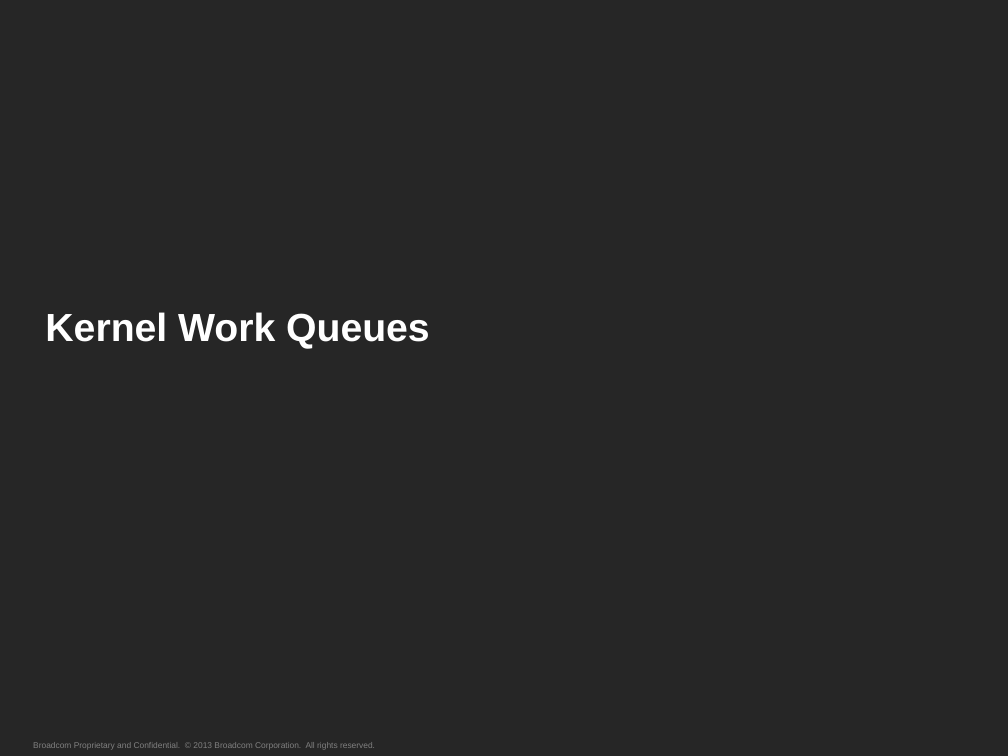
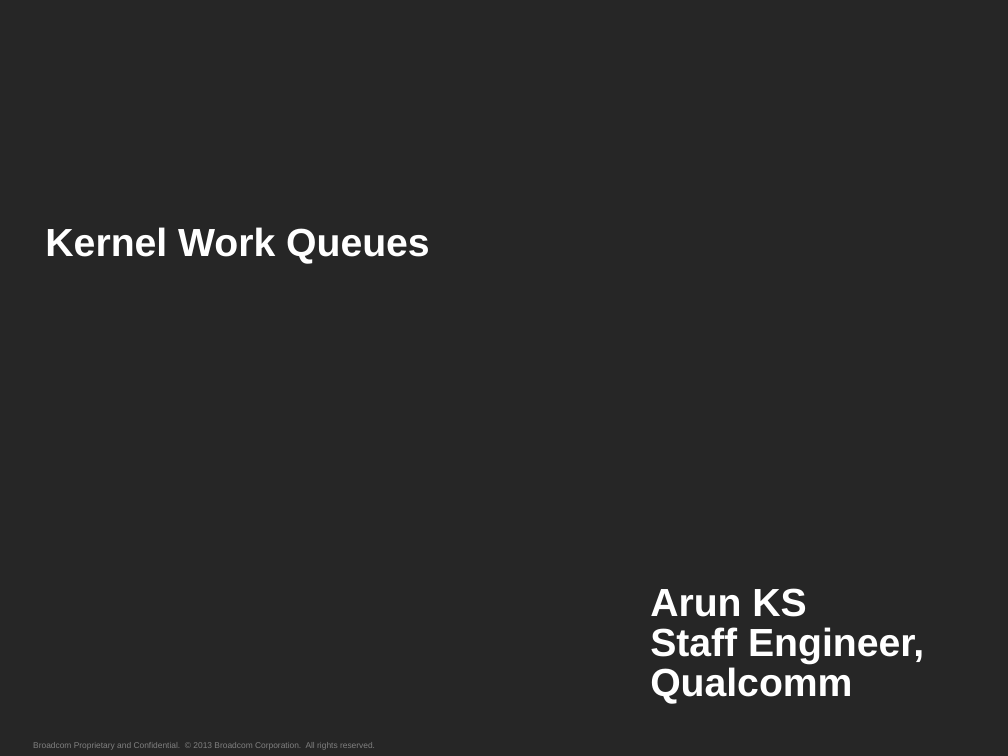
Before and after one commit to getarunks/ppts_n_notes, a slide deck: slide 1 of Kernel_WQs.pptx. Drawn at 1008x756 pixels with LibreOffice and Linux fonts; fonts in the diff are those of the drawing. Boxes give left, top, right and bottom in pixels: in the first picture for what was removed or moved away, otherwise in the second. Text is boxed around its words. In the diff, an @@ line names an element or a change of style, - is before the commit and + after.

```diff
--- a/Kernel_WQs.pptx
+++ b/Kernel_WQs.pptx
@@ title at (x1=45, y1=227, x2=924, y2=704): text changed @@
-Kernel Work Queues
+Kernel Work Queues
+Arun KS
+Staff Engineer,
+Qualcomm
```
Also in this commit, not shown: 6 other slides changed.
